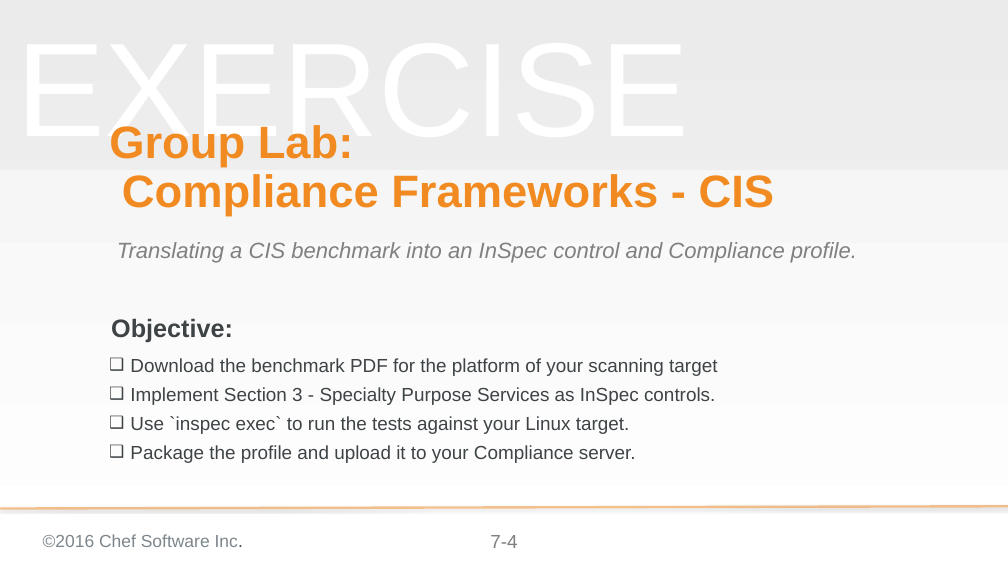
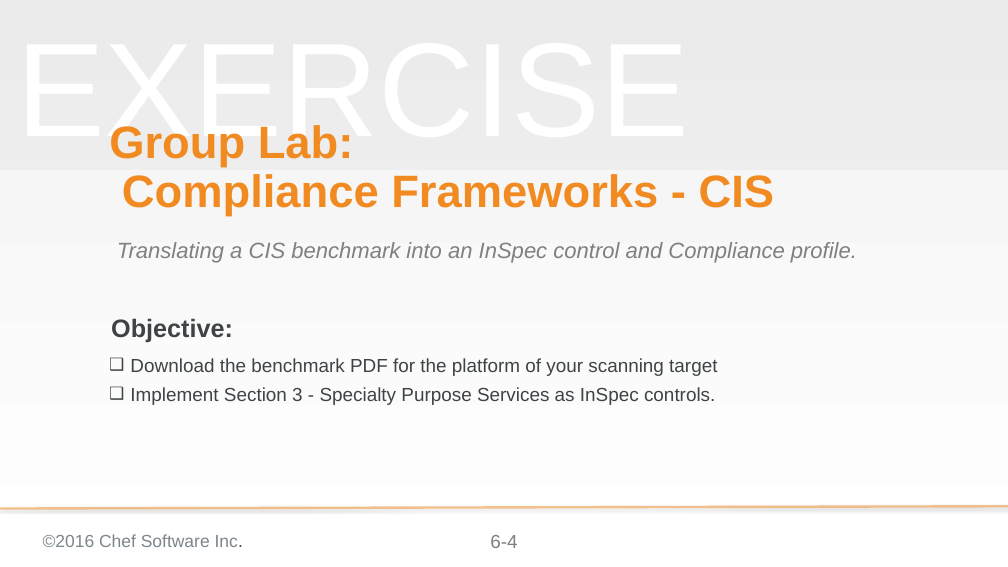
Before and after one commit to bchamby/chef-compliance-installation-configuration-operation, a slide deck: slide 4 of 06-compliance-frameworks-inspec.pptx. Drawn at 1008x567 pixels with LibreOffice and Linux fonts; fonts in the diff are those of the drawing; background and template pictures are left out. Boxes give left, top, right and bottom in pixels: in the first picture for what was removed or moved away, otherwise in the second. Text is boxed around its words. In the diff, an @@ line names an element or a change of style, - is before the commit and + after.

```diff
--- a/06-compliance-frameworks-inspec.pptx
+++ b/06-compliance-frameworks-inspec.pptx
@@ text at (x1=130, y1=416, x2=636, y2=463): paragraphs removed @@
-❑ Use `inspec exec` to run the tests against your Linux target.
-❑ Package the profile and upload it to your Compliance server.
@@ page number at (x1=490, y1=535, x2=517, y2=548): text changed @@
-7-4
+6-4
```
Also in this commit, not shown: 3 other slides changed, 2 other files.
